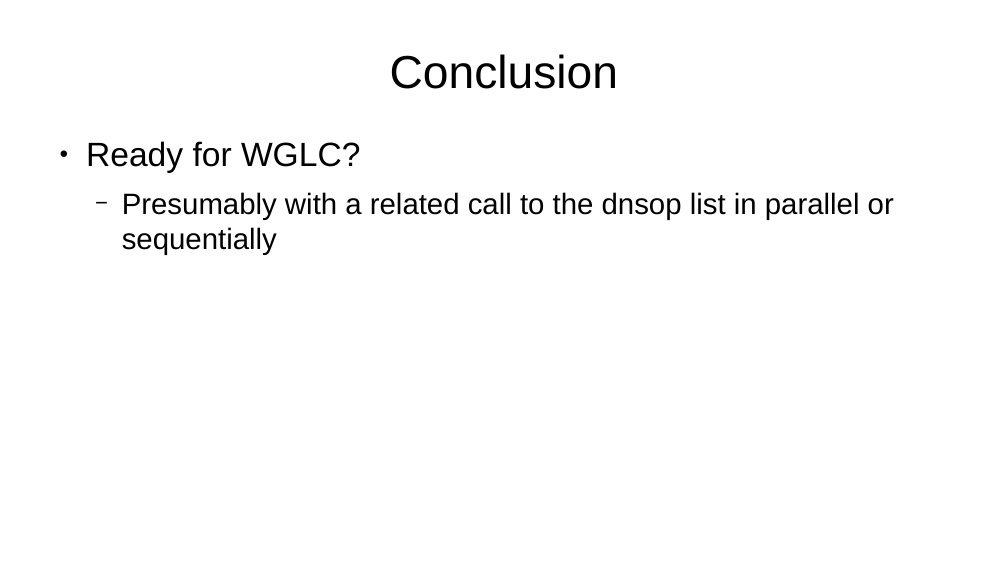
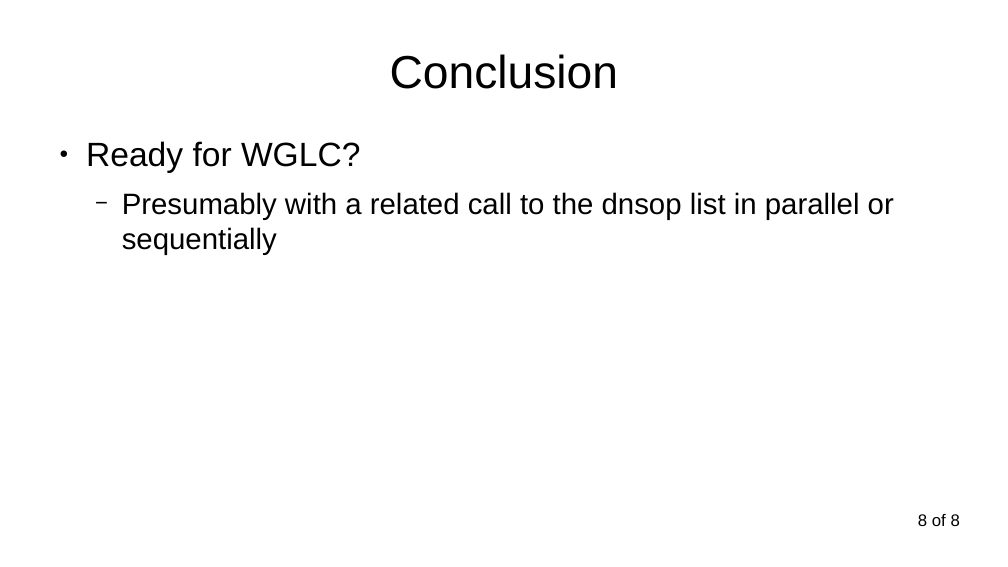
Before and after one commit to sftcd/wkesni, a slide deck: slide 8 of slides/wkech-123-slides.odp. Drawn at 1008x567 pixels with LibreOffice and Linux fonts; fonts in the diff are those of the drawing. Boxes give left, top, right and bottom in pixels: in the first picture for what was removed or moved away, otherwise in the second. Text is boxed around its words. In the diff, an @@ line names an element or a change of style, - is before the commit and + after.

```diff
--- a/slides/wkech-123-slides.odp
+++ b/slides/wkech-123-slides.odp
@@ page number added at box(918, 514, 960, 526), 16 pt, text #000000 @@
+8 of 8
```
Also in this commit, not shown: 7 other slides changed, 1 other file.
